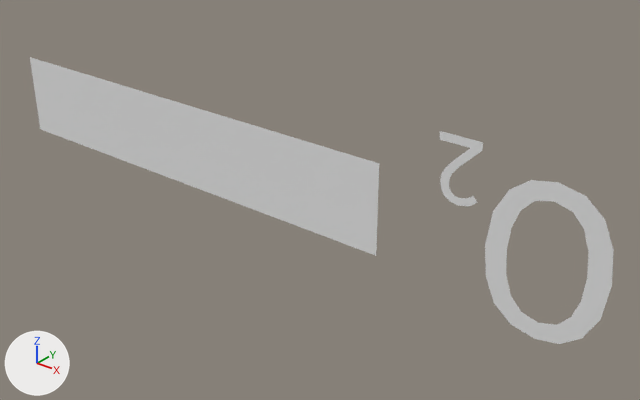
The Blender file HelmetHUD_Oxygen.blend: old version first, new version second.
Rendered twice from a 50 mm camera at (0.0261, -0.0233, 0.0141) aimed at (0.0067, 0.001, -0.001). Arrows for +X, +Y and +Z are at lower left; the lights stay in place.

In view in the first picture: 'Oxygen'.
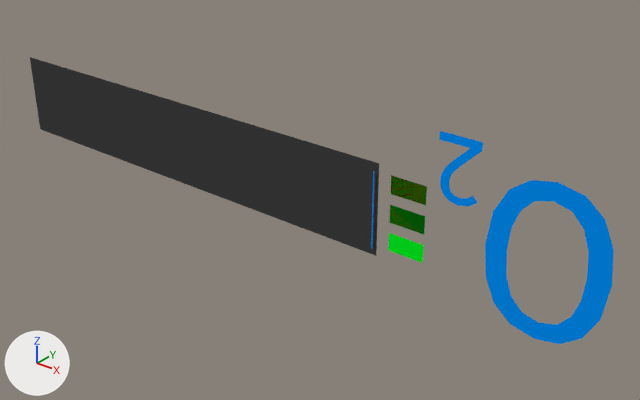
Where the change shows, as pixel boxes (x1, y1, x2, y2) in the pictures (640 x 400 px):
'Oxygen', surface changed (grey to black)
    both: (30, 57, 614, 344)
'OxygenEnv2', shown
    after: (388, 175, 427, 263)
'OxygenEnv1', shown
    after: (389, 176, 427, 232)
'OxygenEnv0', shown
    after: (391, 176, 427, 205)
'OxygenBar', shown
    after: (371, 171, 375, 248)

Diff of the bpy script that builds the scene:
```diff
--- a/HelmetHUD_Oxygen.blend.py
+++ b/HelmetHUD_Oxygen.blend.py
@@ img_helmethud_dds @@
+img_helmethud_dds = load_image('HelmetHUD.dds', 'Textures/HelmetHUD.dds', 512, 512, 'sRGB')
@@ ng_spaceengineers_dx9_shader @@
+ng_spaceengineers_dx9_shader = bpy.data.node_groups.new('SpaceEngineers_DX9_Shader', 'ShaderNodeTree')
+# nodes: BsdfDiffuse, NormalMap
+# colours: white #e7e7e7, blue #bcbcff, white #ffffff
@@ ng_spaceengineers_dx11_shader_2 @@
+ng_spaceengineers_dx11_shader_2 = bpy.data.node_groups.new('SpaceEngineers_DX11_Shader_2', 'ShaderNodeTree')
+# nodes: BsdfAnisotropic, BsdfDiffuse, CombineColor, Emission, Fresnel, Invert, Math, Mix, MixShader, NormalMap, RGBCurve, SeparateColor
+# colours: white #e7e7e7, blue #bcbcff, green #00ff00, white #ffffff
@@ mat_hud @@
 mat_hud = bpy.data.materials.new('HUD')
-# nodes: BsdfDiffuse, OutputMaterial
+# nodes: Group x2, MixShader, OutputMaterial, RGB, TexImage x2, Value x2
+# colours: white #e7e7e7, blue #bcbcff, green #00ff00, white #ffffff
+# uses the picture img_helmethud_dds
@@ ob_oxygenenv0 @@
 ob_oxygenenv0.scale = (0.5, 0.5, 0.5)
-ob_oxygenenv0.hide_set(True)  # its collection is switched off
@@ ob_oxygenenv1 @@
 ob_oxygenenv1.scale = (0.5, 0.5, 0.5)
-ob_oxygenenv1.hide_set(True)  # its collection is switched off
@@ ob_oxygenenv2 @@
 ob_oxygenenv2.scale = (0.5, 0.5, 0.5)
-ob_oxygenenv2.hide_set(True)  # its collection is switched off
@@ ob_oxygenbar @@
 ob_oxygenbar.scale = (0.5, 0.5, 0.5)
-ob_oxygenbar.hide_set(True)  # its collection is switched off
```
